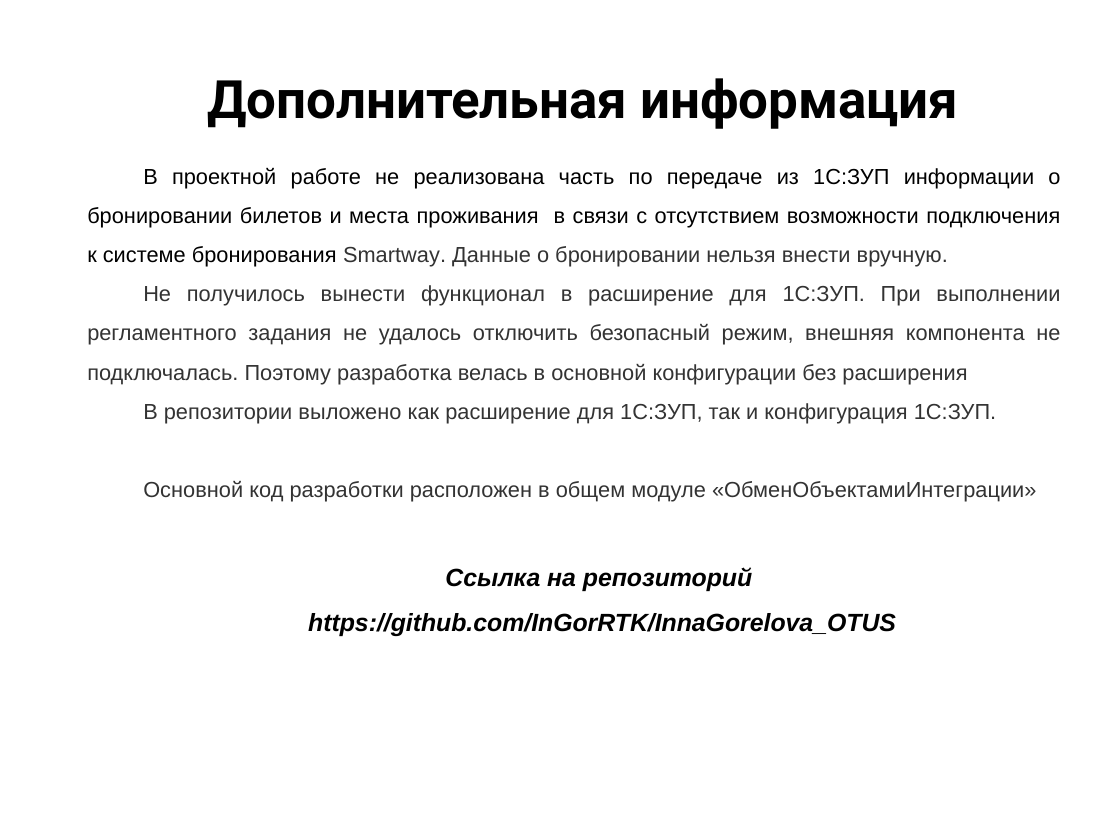
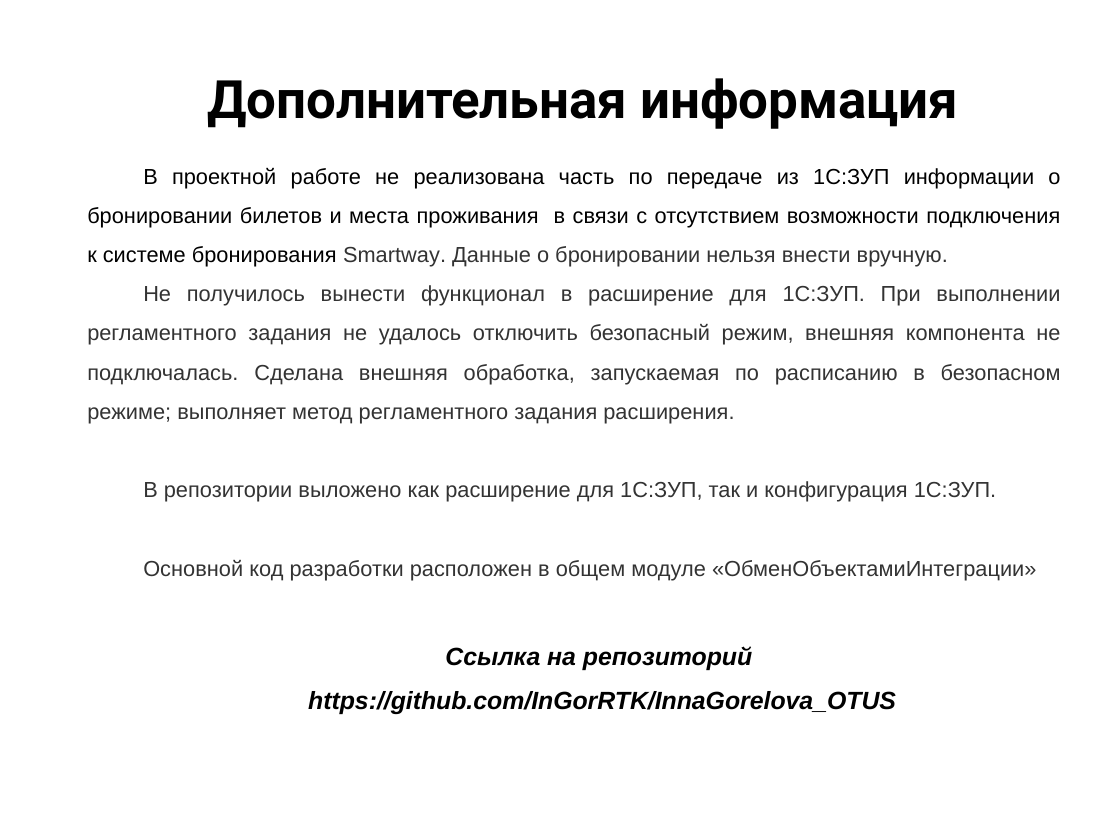
Before and after one commit to InGorRTK/InnaGorelova_OTUS, a slide deck: slide 19 of Документация/Презентация/Защита проекта ГореловаИС.pptx. Drawn at 1120x840 pixels with LibreOffice and Linux fonts; fonts in the diff are those of the drawing; background and template pictures are left out. Boxes give left, top, right and bottom in pixels: in the first picture for what was removed or moved away, otherwise in the second. Text is boxed around its words. In the diff, an @@ line names an element or a change of style, - is before the commit and + after.

Commit message:
Обновлена презентация

```diff
--- a/Документация/Презентация/Защита проекта ГореловаИС.pptx
+++ b/Документация/Презентация/Защита проекта ГореловаИС.pptx
@@ text at bbox=[87, 285, 1061, 424]: text changed @@
-Не получилось вынести функционал в расширение для 1С:ЗУП. При выполнении регламентного задания не удалось отключить безопасный режим, внешняя компонента не подключалась. Поэтому разработка велась в основной конфигурации без расширения
+Не получилось вынести функционал в расширение для 1С:ЗУП. При выполнении регламентного задания не удалось отключить безопасный режим, внешняя компонента не подключалась. Сделана внешняя обработка, запускаемая по расписанию в безопасном режиме; выполняет метод регламентного задания расширения.
```
